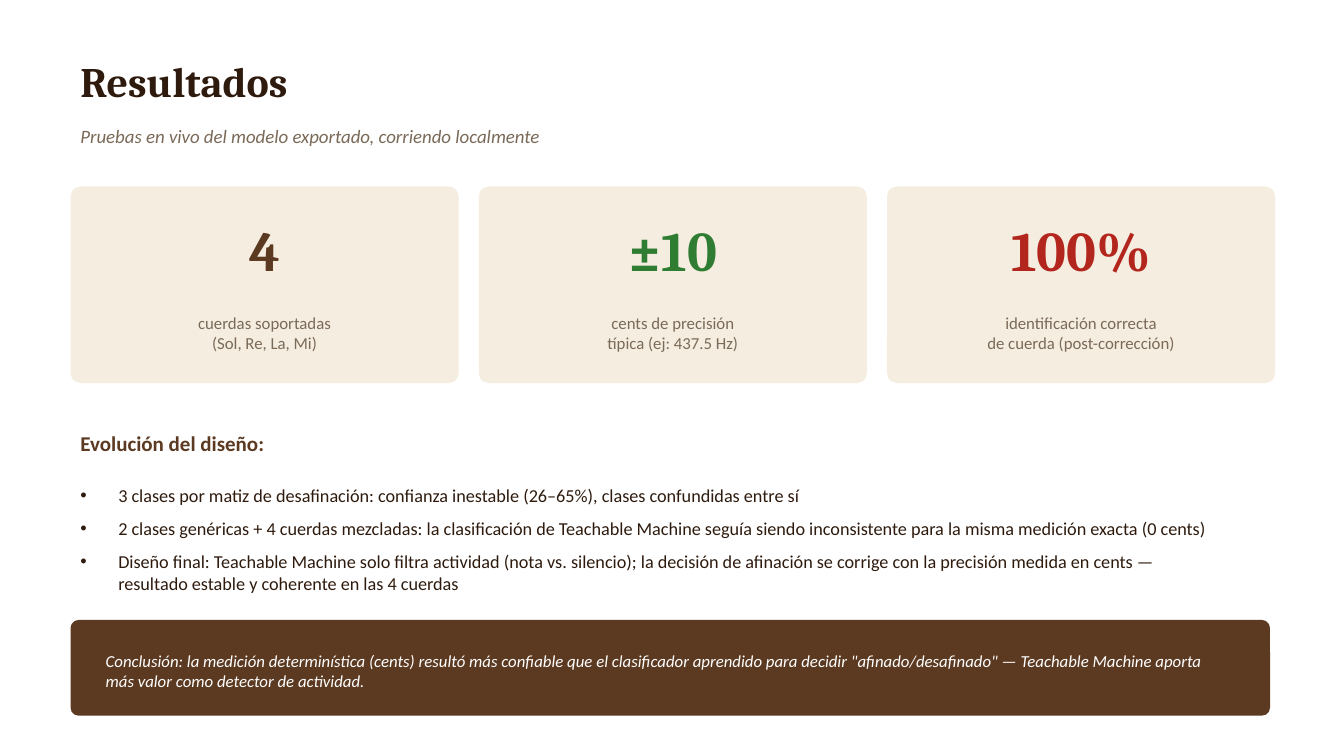
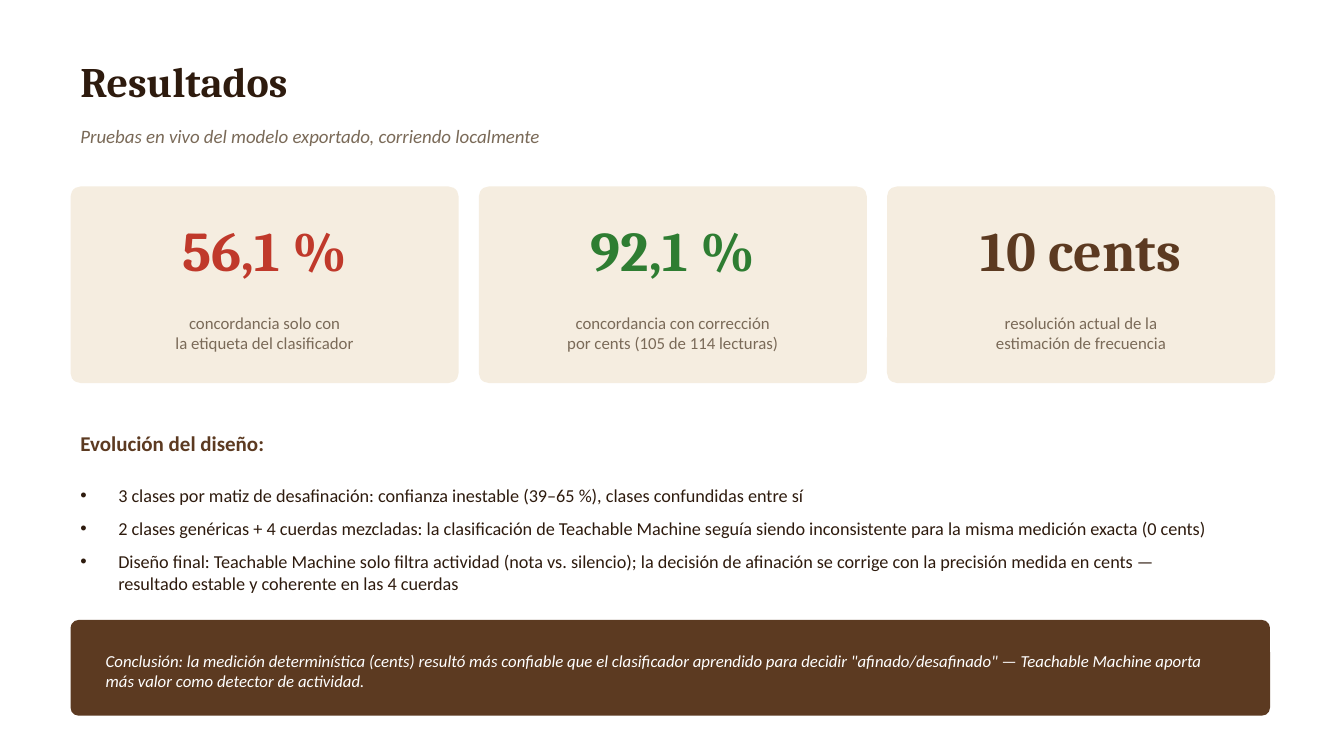
Before and after one commit to belenmejia07/ModeloAfinador, a slide deck: slide 7 of Documentacion/Afinador_Violin_IA.pptx. Drawn at 1344x756 pixels with LibreOffice and Linux fonts; fonts in the diff are those of the drawing. Boxes give left, top, right and bottom in pixels: in the first picture for what was removed or moved away, otherwise in the second. Text is boxed around its words. In the diff, an @@ line names an element or a change of style, - is before the commit and + after.

```diff
--- a/Documentacion/Afinador_Violin_IA.pptx
+++ b/Documentacion/Afinador_Violin_IA.pptx
@@ text at (182,233,280,279): text changed; text colour #5C3A21 to #C0392B @@
-4
+56,1 %
@@ text at (591,233,688,279): text changed @@
-±10
+92,1 %
@@ text at (981,233,1182,272): text changed; text colour #B3261E to #5C3A21 @@
-100%
+10 cents
@@ text at (175,317,354,352): text changed @@
-cuerdas soportadas
-(Sol, Re, La, Mi)
+concordancia solo con
+la etiqueta del clasificador
@@ text at (567,317,778,352): text changed @@
-cents de precisión
-típica (ej: 437.5 Hz)
+concordancia con corrección
+por cents (105 de 114 lecturas)
@@ text at (996,317,1166,349): text changed @@
-identificación correcta
-de cuerda (post-corrección)
+resolución actual de la
+estimación de frecuencia
@@ text at (118,489,803,505): text changed @@
-• 3 clases por matiz de desafinación: confianza inestable (26–65%), clases confundidas entre sí
+• 3 clases por matiz de desafinación: confianza inestable (39–65 %), clases confundidas entre sí
```
Also in this commit, not shown: 4 other slides changed, 4 other files.
